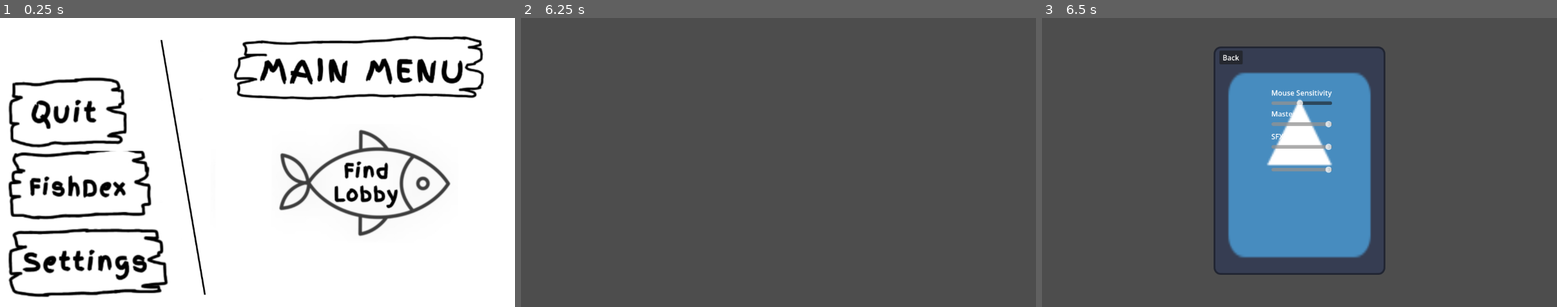
Above: before the commit, frames 1-3 (left to right).
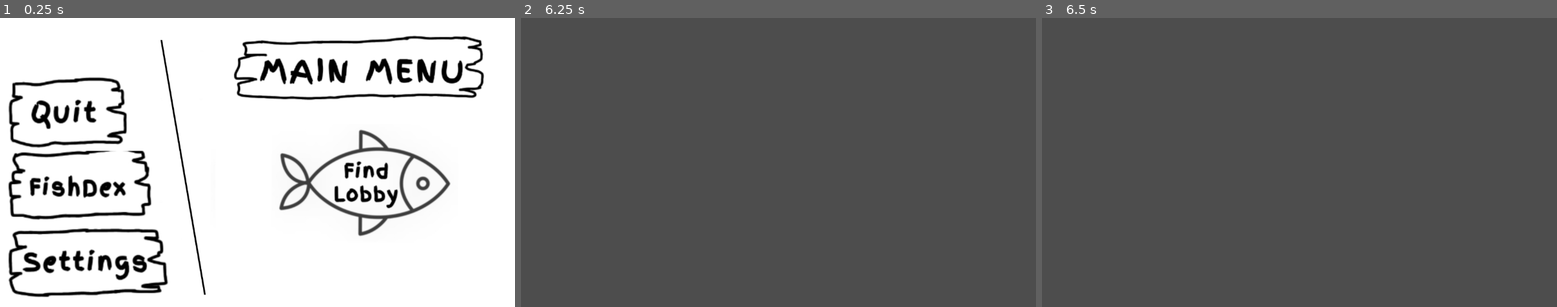
Above: after the commit, the same moments.

Repository: gmuGADIG/King-Fisher
Game: Godot game, scene res://ui/main_menu/main_menu.tscn
The game is run twice, just before and just after one commit, with the same random seed, the same clock (stepped at 60 frames per second) and the same inputs. The engine's default icon, where the game draws it, is replaced by a stand-in: a white triangle on a blue panel in a dark square.
Inputs (mouse positions are in pixels of both pictures, inside the frame that each line leads up to):
- Up to frame 1 (0.25 s): no input
- Up to frame 2 (6.25 s): click (613, 188) at 0.5 s; tap Enter (test1) at 1.25, 2.75, 4.25 s; move the mouse to (891, 148) at 1.27 s; hold D (Move Right) 1.28-2 s; hold \ (Print Players) 1.28-2 s; click (891, 148) at 1.35 s; tap Space (Jump) at 1.52, 1.82, 2, 3.5, 4.35, 4.52, 4.82, 5 s; drag from (675, 176) to (752, 220) at 2.02 s; move the mouse to (830, 98) at 2.77 s; hold D (Move Right) 2.78-3.5 s; hold Tab (Scoreboard) 2.78-3.5 s; right-click (830, 98) at 3.05 s; drag from (752, 220) to (624, 119) at 3.52 s; move the mouse to (933, 205) at 4.27 s; hold A (Move Left) 4.28-5 s; click (933, 205) at 4.55 s; tap Escape (Menu) at 4.9 s; drag from (624, 119) to (701, 90) at 5.02 s; move the mouse to (804, 162) at 5.77 s; hold S (Move Down) from 5.78 s (still down); hold \ (Print Players) from 5.78 s (still down); click (804, 162) at 5.92 s; tap Tab (Scoreboard) at 6.05 s
- Up to frame 3 (6.5 s): keep holding S (Move Down); keep holding \ (Print Players); tap O (Options) at 6.4 s

Frames 1-2 are identical in both runs. In frame 3, 19% of the frame differs, in the area x 33-67%, y 9-89%.

Commit message:
Revert "change references to input map entries"
This reverts commit 436d2ebbacf284e5132df522c2a1c1230e9d185a.

Diff:
--- a/player/player.gd
+++ b/player/player.gd
@@ -84,7 +84,7 @@
 	# don't process input if this is not our player
 	if not is_multiplayer_authority(): return
 
-	var input := Input.get_vector("Move Left", "Move Right", "Move Up", "Move Down")
+	var input := Input.get_vector("move_left", "move_right", "move_up", "move_down")
 	var movement_dir : Vector2 = input.rotated(-deg_to_rad(camera_yaw))
 	velocity.x = movement_dir.x * speed
 	velocity.z = movement_dir.y * speed
@@ -92,7 +92,7 @@
 	if not is_on_floor():
 		velocity += GRAVITY * delta * Vector3.DOWN
 
-	if is_on_floor() and Input.is_action_just_pressed("Jump"):
+	if is_on_floor() and Input.is_action_just_pressed("jump"):
 		velocity.y = 15.
 		_jump_event_id += 1
 		_on_jump_event(_jump_event_id)
@@ -101,9 +101,9 @@
 	if input != Vector2.ZERO:
 		$Body.turn_towards(movement_dir.rotated(-PI/2), delta)
 
-	if Input.is_action_just_pressed("Cast Rod"):
+	if Input.is_action_just_pressed("cast_rod"):
 		%Aiming.start_aiming()
-	if Input.is_action_just_released("Cast Rod"):
+	if Input.is_action_just_released("cast_rod"):
 		%Aiming.stop_aiming()
 		Debug.log("TODO: fire fishing rod at global position ", %Aiming.get_aim_pos())
 
@@ -147,15 +147,15 @@
 func _input(event: InputEvent) -> void:
 	if not is_multiplayer_authority(): return
 
-	if event.is_action_pressed("Scoreboard"):
+	if event.is_action_pressed("scoreboard"):
 		pass
 	if event.is_action_pressed("test1"):
 		ragdoll_phys.ragdoll(5)
-	if event.is_action_pressed("Print Players"):
+	if event.is_action_pressed("print_players"):
 		Debug.print_players()
 
 	if not is_aiming:
-		if event.is_action_pressed("Use Item"):
+		if event.is_action_pressed("use_item"):
 			use_held_item.rpc()
 		if event is InputEventMouseMotion and Input.mouse_mode == Input.MOUSE_MODE_CAPTURED:
 			camera_yaw += -event.relative.x * Options.mouse_sensitivity
--- a/project.godot
+++ b/project.godot
@@ -29,10 +29,6 @@
 Debug="*res://systems/debug.tscn"
 DebugMenu="*uid://bojr30uqdlyje"
 ScreenTransition="*uid://ie0c43cmrtky"
-
-[dotnet]
-
-project/assembly_name="King Fisher"
 
 [editor_plugins]
 
--- a/ui/debug_menu/debug_menu.gd
+++ b/ui/debug_menu/debug_menu.gd
@@ -15,7 +15,7 @@
 	hide()
 
 func _process(_delta: float) -> void:
-	if Input.is_action_just_pressed("Debug Menu"):
+	if Input.is_action_just_pressed("debug_menu"):
 		if visible:
 			close_debug_menu()
 		else:
--- a/ui/options/options_menu.gd
+++ b/ui/options/options_menu.gd
@@ -16,7 +16,7 @@
 
 # Called every frame. 'delta' is the elapsed time since the previous frame.
 func _process(_delta: float) -> void:
-	if Input.is_action_just_pressed("Options"):
+	if Input.is_action_just_pressed("options"):
 		print("Options Menu!")
 		visible = not visible
 
